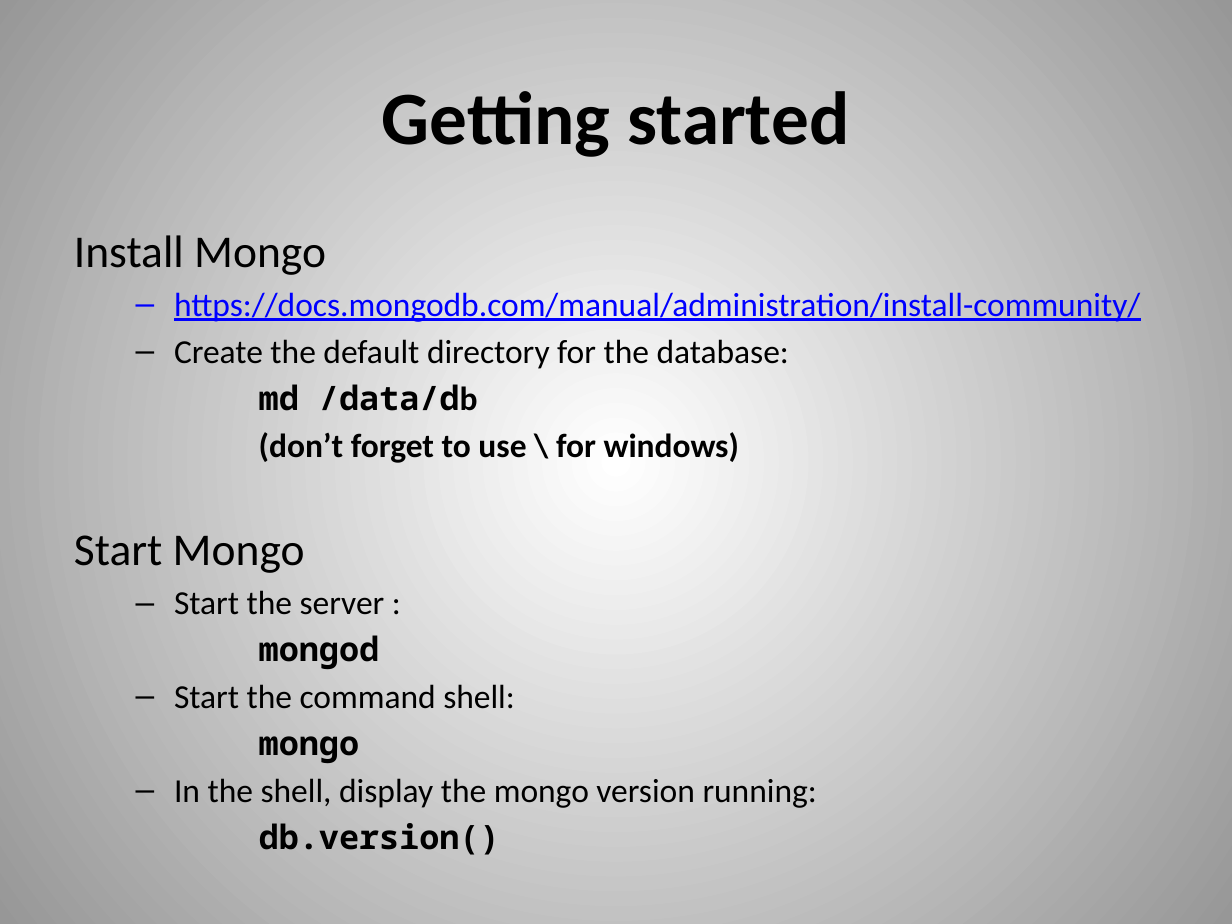
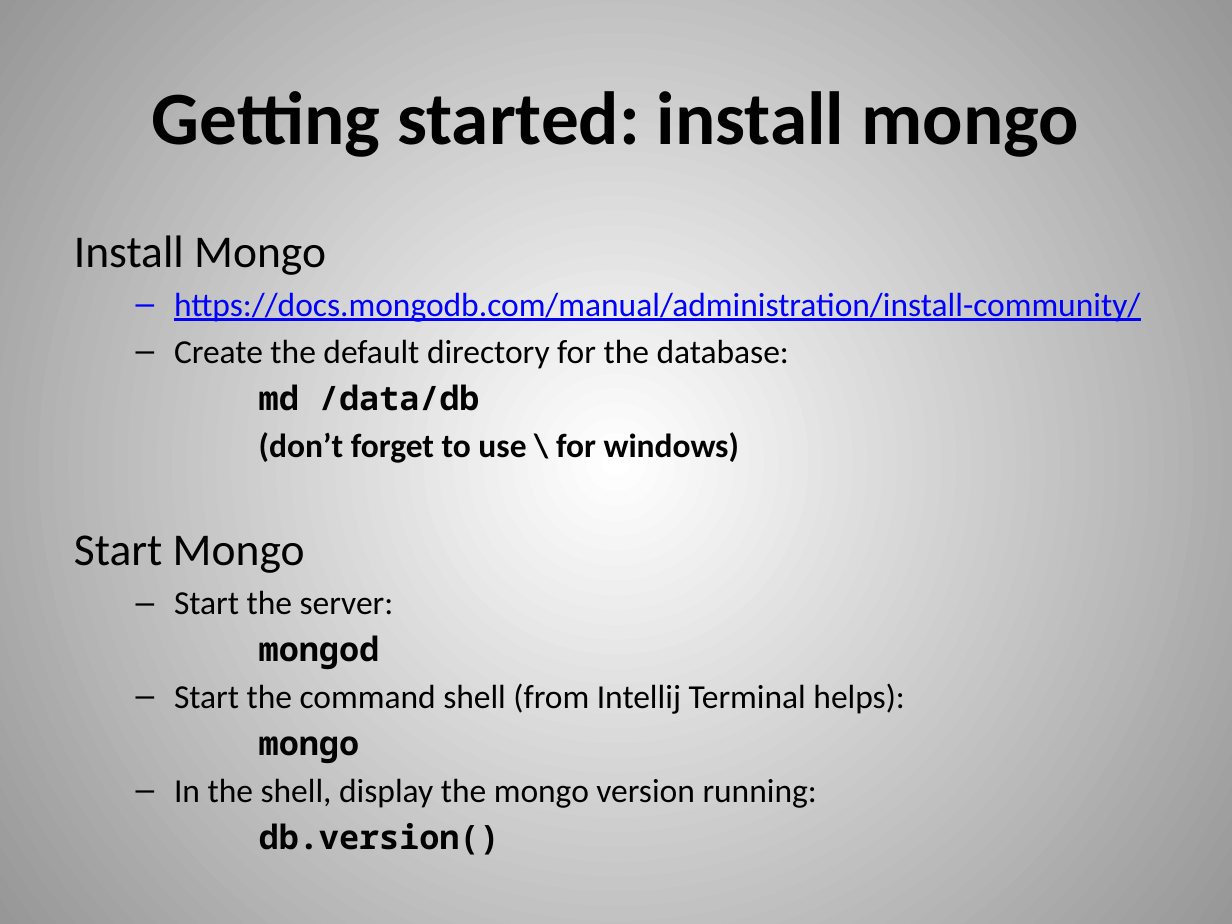
Before and after one commit to dvanvali/mongoDbPresentation, a slide deck: slide 9 of MongoDBChanges.pptx. Drawn at 1232x924 pixels with LibreOffice and Linux fonts; fonts in the diff are those of the drawing. Boxes give left, top, right and bottom in pixels: in the first picture for what was removed or moved away, otherwise in the second. Text is boxed around its words. In the diff, an @@ line names an element or a change of style, - is before the commit and + after.

```diff
--- a/MongoDBChanges.pptx
+++ b/MongoDBChanges.pptx
@@ title at (152,91,1078,157): text changed @@
-Getting started
+Getting started: install mongo
@@ text at (259,384,480,411): font Calibri to Noto Sans Mono in "/data/db" @@
@@ text at (174,590,394,615): spaces changed @@
-  – Start the server :
+  – Start the server:
@@ text at (174,683,904,714): text changed @@
-  – Start the command shell:
+  – Start the command shell (from Intellij Terminal helps):
```
Also in this commit, not shown: 11 other slides changed, 5 slides added, 1 slide removed, 1 other file.
